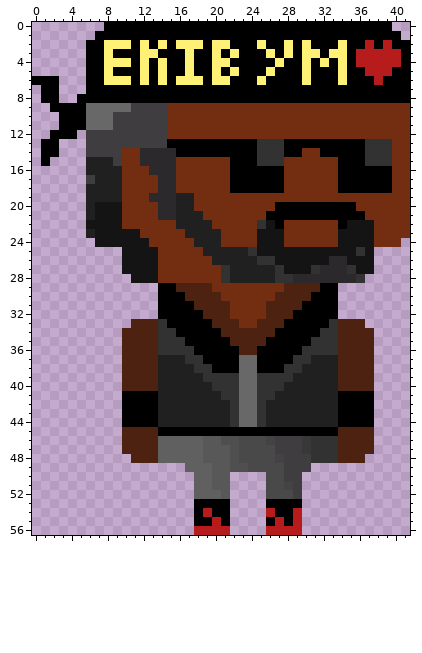
Pixel-art sprite: resources/levels/gachi_club/dudes/biker_black_blood.png. That is the earlier state.
The file is 42x57 pixels. Colours within 5 levels of each other are drawn and written as one.
The same view after the edit:
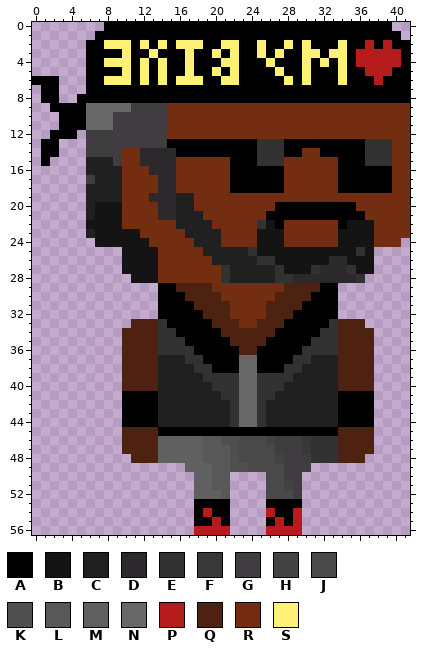
Palette (. is transparent): A #000000  B #141414  C #212021  D #2b292b  E #333233  F #393839  G #403d40  H #444344  J #4a494a  K #504f50  L #595859  M #616061  N #696869  P #b71c1c  Q #4d2211  R #732e12  S #fff176
What changed:
The author changed colour S to colour A in row 2 at x 20; in row 3 at x 8, 12, 26 and 28; in row 4 at x 20 and 27; in row 5 at x 8 and 26; in row 6 at x 20 and 25.
The author changed colour A to colour S in row 2 at x 22; in row 3 at x 10, 25 and 27; in row 4 at x 22 and 26; in row 5 at x 10 and 27; in row 6 at x 22 and 28.
Changed places in both pictures, as pixel boxes (x1, y1, x2, y2):
changed: (212, 40, 293, 85)
changed: (104, 49, 149, 76)
